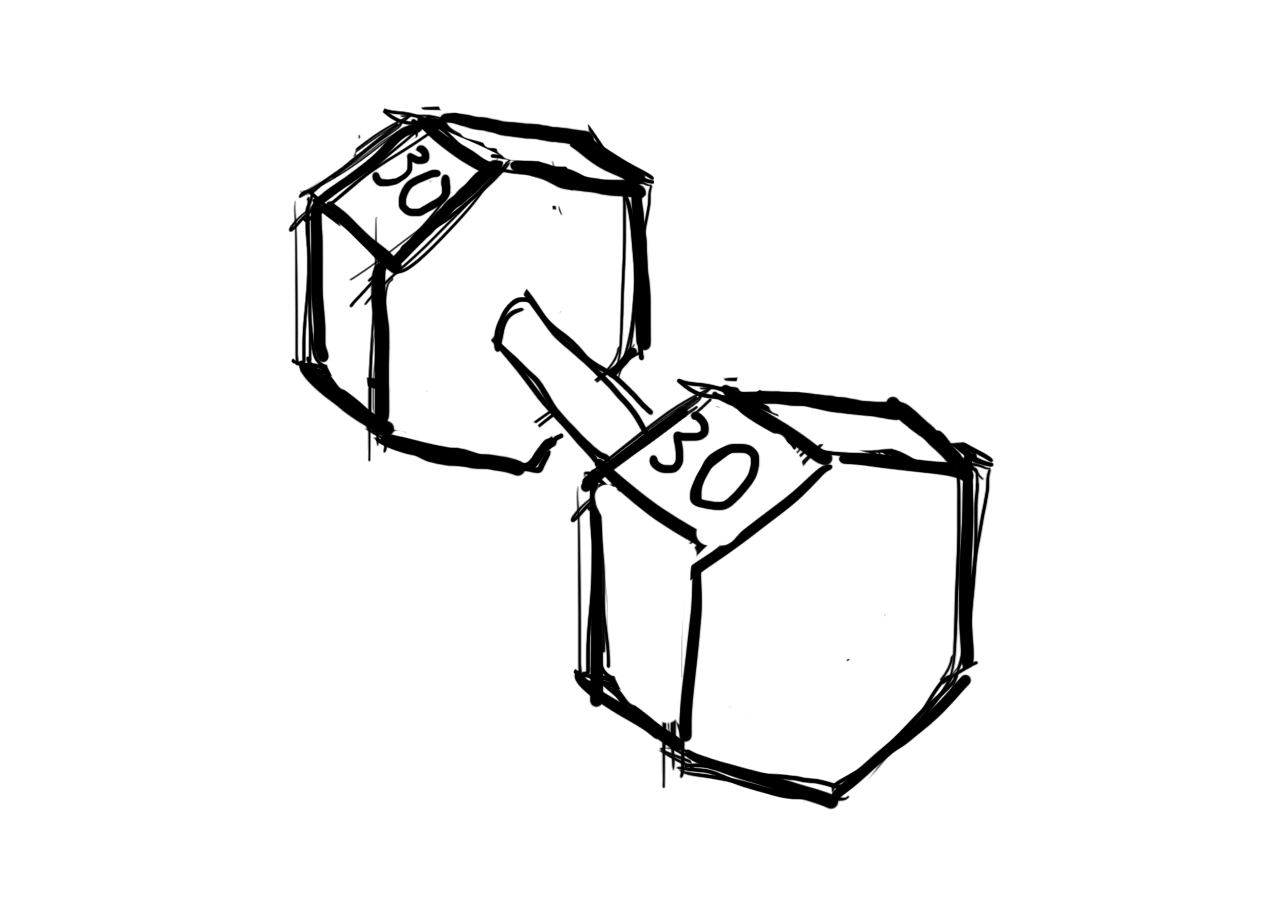
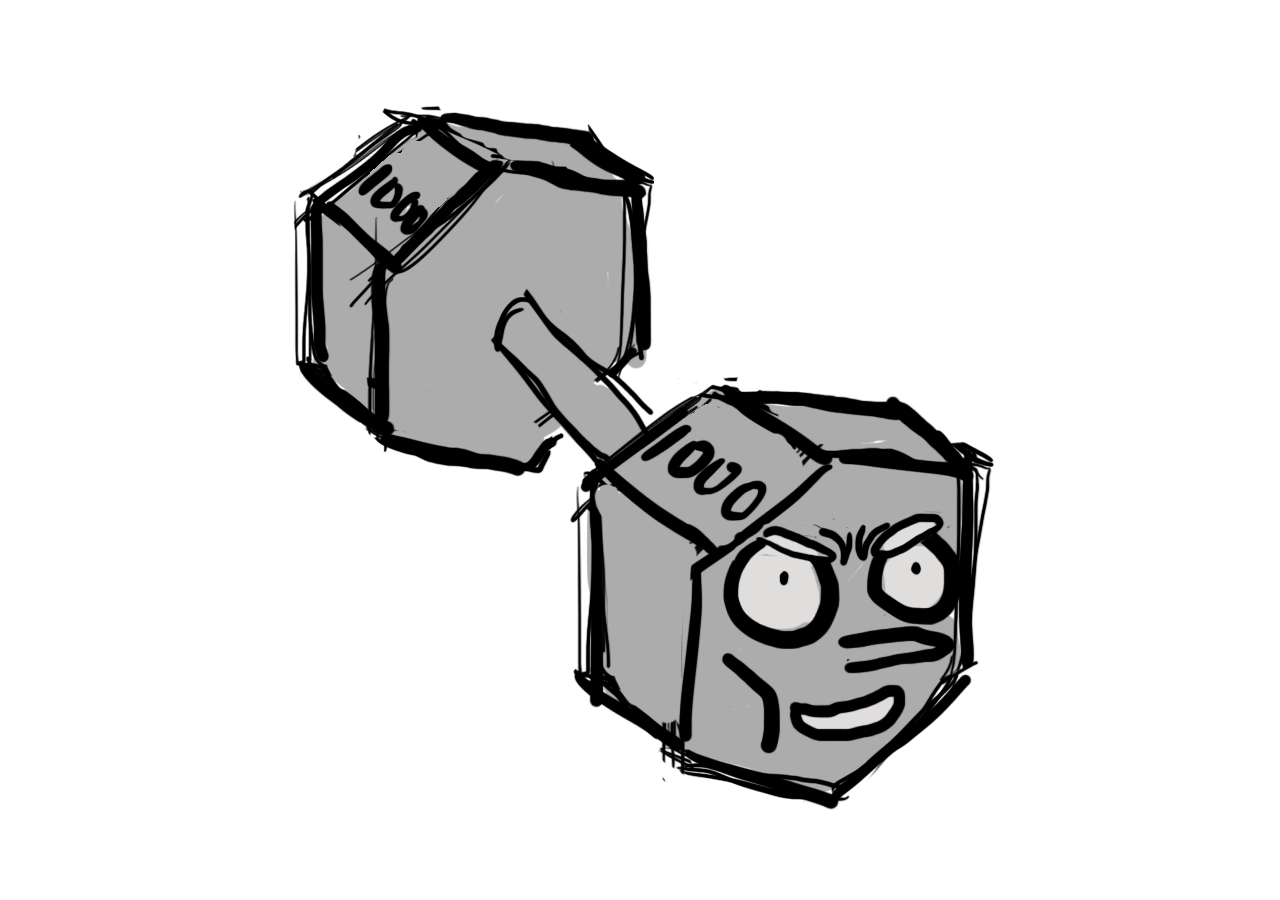
Two versions of the same layered image (1280x900). Layer-by-layer changes:
painted on "Layer 7" over [left=288, top=141, right=961, bottom=789]
added layer "Color Fill 10" in group "Group 3" over [left=730, top=519, right=945, bottom=733]
added layer "Color Fill 9" in group "Group 3" over [left=312, top=116, right=963, bottom=792]
